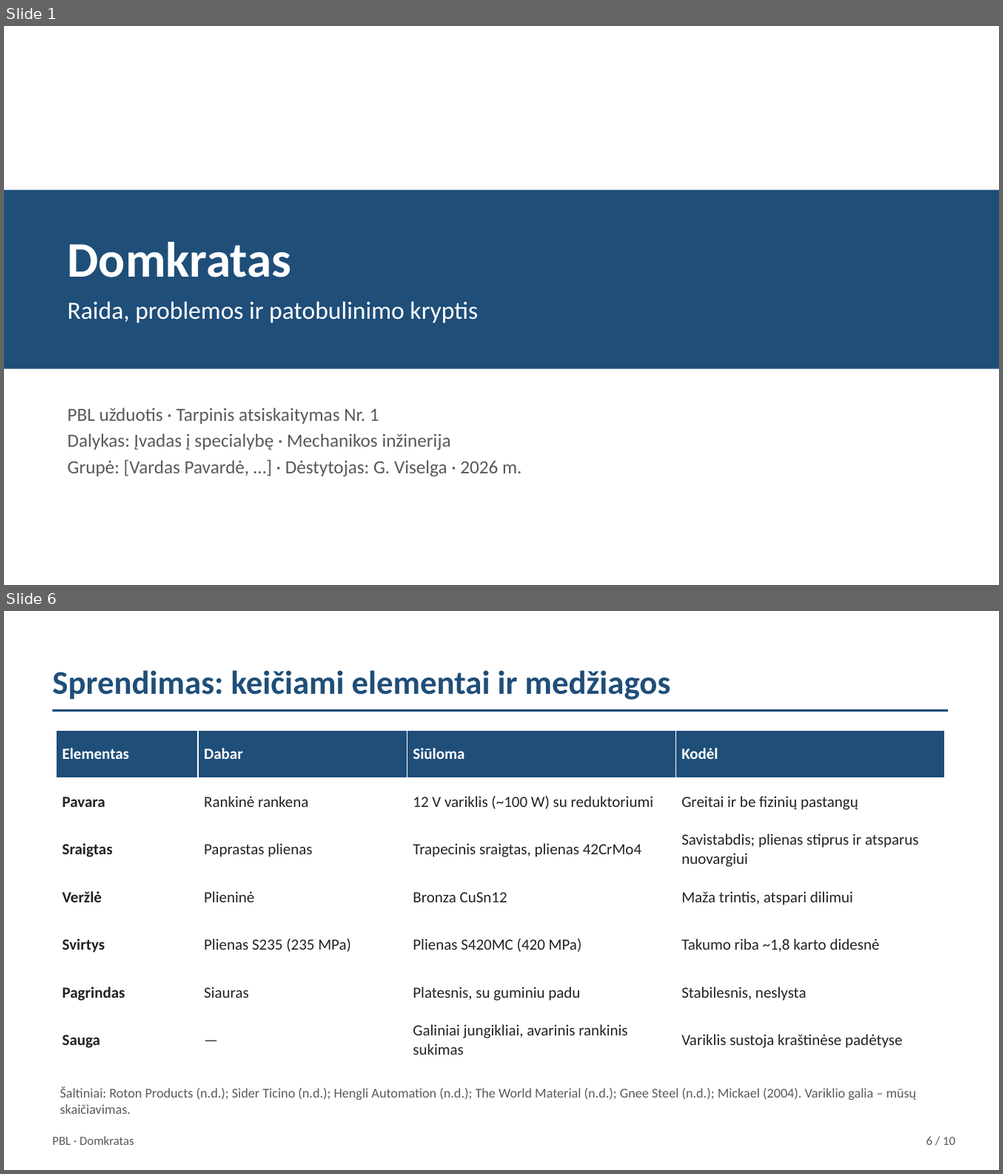
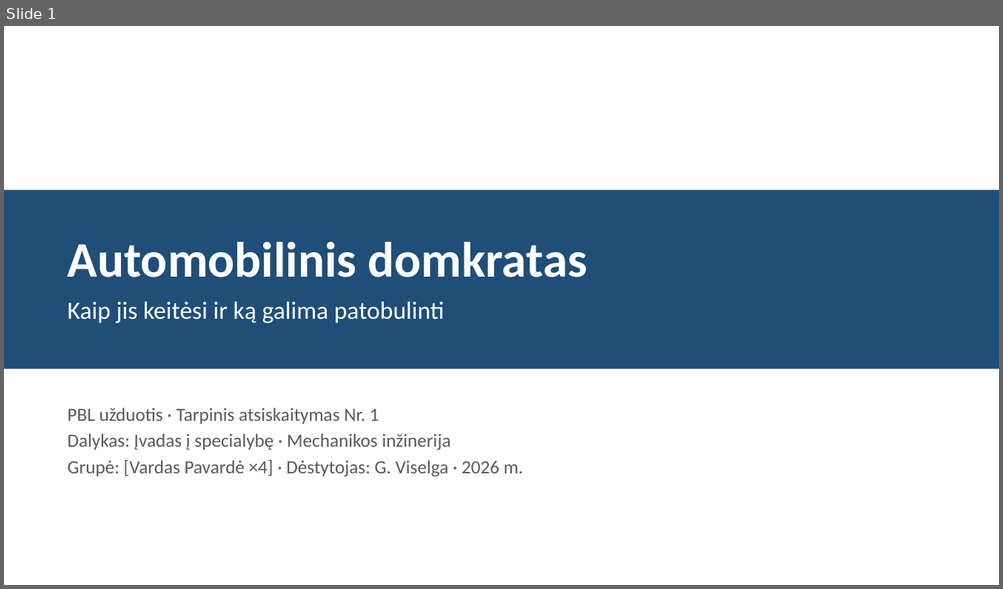
Before and after one commit to Goblinukas-beep/Ye, a slide deck: domkratas-ta1/domkratas-ta1.pptx. Shown one above the other, each under a label of ours: slides 1 and 6 before the commit, slide 1 after it; the slides between them are not shown. The pictures are 1003x1174 and 1003x589 pixels, drawn with LibreOffice and Linux fonts; fonts in the diff are those of the drawing. Boxes give left, top, right and bottom in pixels: in the first picture for what was removed or moved away, otherwise in the second. Text is boxed around its words. In the diff, an @@ line names an element or a change of style, - is before the commit and + after.

```diff
--- a/domkratas-ta1/domkratas-ta1.pptx
+++ b/domkratas-ta1/domkratas-ta1.pptx
@@ slide 6 removed at (4, 611, 999, 1170), background #FFFFFF @@
@@ text removed at (52, 670, 671, 700) @@
-Sprendimas: keičiami elementai ir medžiagos
@@ rectangle removed at (53, 709, 948, 712) @@
@@ table removed at (57, 730, 944, 1065), 7 rows, 4 columns @@
-Elementas | Dabar | Siūloma | Kodėl
-Pavara | Rankinė rankena | 12 V variklis (~100 W) su reduktoriumi | Greitai ir be fizinių pastangų
-Sraigtas | Paprastas plienas | Trapecinis sraigtas, plienas 42CrMo4 | Savistabdis; plienas stiprus ir atsparus nuovargiui
-Veržlė | Plieninė | Bronza CuSn12 | Maža trintis, atspari dilimui
-Svirtys | Plienas S235 (235 MPa) | Plienas S420MC (420 MPa) | Takumo riba ~1,8 karto didesnė
-Pagrindas | Siauras | Platesnis, su guminiu padu | Stabilesnis, neslysta
-Sauga | — | Galiniai jungikliai, avarinis rankinis sukimas | Variklis sustoja kraštinėse padėtyse
@@ text removed at (60, 1087, 916, 1114) @@
-Šaltiniai: Roton Products (n.d.); Sider Ticino (n.d.); Hengli Automation (n.d.); The World Material (n.d.); Gnee Steel (n.d.); Mickael (2004). Variklio galia – mūsų skaičiavimas.
@@ text removed at (52, 1136, 134, 1145) @@
-PBL · Domkratas
@@ text removed at (926, 1136, 955, 1145) @@
-6 / 10
@@ slide 1 changed as well @@
@@ text at (68, 242, 587, 278): text changed @@
-Domkratas
+Automobilinis domkratas
@@ text at (68, 301, 444, 323): text changed @@
-Raida, problemos ir patobulinimo kryptis
+Kaip jis keitėsi ir ką galima patobulinti
@@ text at (68, 460, 523, 477): text changed @@
-Grupė: [Vardas Pavardė, …] · Dėstytojas: G. Viselga · 2026 m.
+Grupė: [Vardas Pavardė ×4] · Dėstytojas: G. Viselga · 2026 m.
```
Also in this commit, not shown: 2 other slides changed, 9 slides added, 6 other slides removed, 8 other files.
